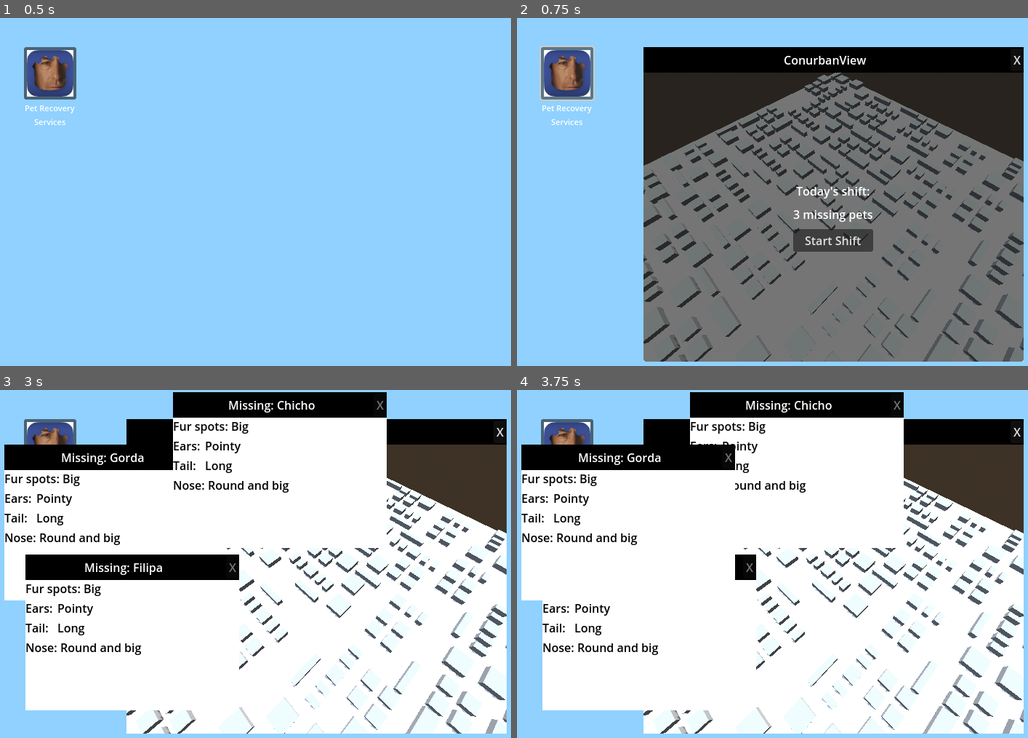
Above: before the commit, frames 1-4 (two rows, left to right).
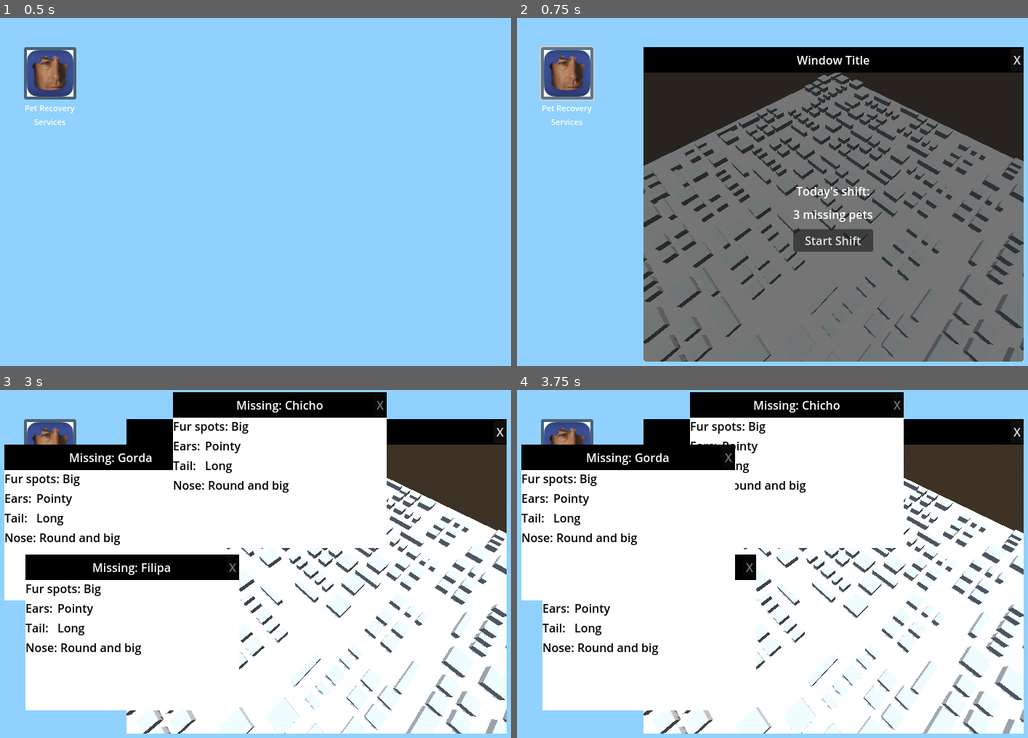
Above: after the commit, the same moments.

Repository: cc-dan/prs
Game: Godot game, scene res://scenes/desktop.tscn
The game is run twice, just before and just after one commit, with the same random seed, the same clock (stepped at 60 frames per second) and the same inputs.
Inputs (mouse positions are in pixels of both pictures, inside the frame that each line leads up to):
- Up to frame 1 (0.5 s): no input
- Up to frame 2 (0.75 s): click (568, 73) at 0.5 s
- Up to frame 3 (3 s): click "X" at 1.25 s; click (51, 445) at 2 s; click "Start Shift" at 2.75 s
- Up to frame 4 (3.75 s): click (568, 445) at 3.5 s

Frame 1 is identical in both runs. In frame 2, 0.3% of the frame differs, in the area x 52-69%, y 10-14%; in frame 3, 0.9%, in the area x 12-64%, y 3-54%; in frame 4, 0.6%.

Commit message:
Título de las ventanas centrado correctamente, escena de ícono de escritorio

Diff:
--- /dev/null
+++ b/scenes/icon.tscn
@@ -0,0 +1,30 @@
+[gd_scene load_steps=2 format=3 uid="uid://d0dyw1l7ttqtj"]
+
+[ext_resource type="Texture2D" uid="uid://3ovlcv87urfh" path="res://scenes/images/saul.png" id="1_h6rt1"]
+
+[node name="Icon" type="Control"]
+layout_mode = 3
+anchors_preset = 15
+anchor_right = 1.0
+anchor_bottom = 1.0
+grow_horizontal = 2
+grow_vertical = 2
+
+[node name="VBoxContainer" type="VBoxContainer" parent="."]
+layout_mode = 0
+offset_right = 72.0
+offset_bottom = 151.0
+
+[node name="Button" type="Button" parent="VBoxContainer"]
+unique_name_in_owner = true
+layout_mode = 2
+icon = ExtResource("1_h6rt1")
+
+[node name="Label" type="Label" parent="VBoxContainer"]
+unique_name_in_owner = true
+custom_minimum_size = Vector2(32, 0)
+layout_mode = 2
+theme_override_font_sizes/font_size = 11
+text = "Pet Recovery Services"
+horizontal_alignment = 1
+autowrap_mode = 2
--- a/scenes/window/window.tscn
+++ b/scenes/window/window.tscn
@@ -26,15 +26,18 @@
 theme_override_constants/margin_top = 2
 theme_override_constants/margin_bottom = 2
 
-[node name="HBoxContainer" type="HBoxContainer" parent="HBoxContainer/TitleBar/MarginContainer"]
-layout_direction = 2
+[node name="CenterContainer" type="CenterContainer" parent="HBoxContainer/TitleBar/MarginContainer"]
 layout_mode = 2
 
-[node name="Title" type="Label" parent="HBoxContainer/TitleBar/MarginContainer/HBoxContainer"]
+[node name="Title" type="Label" parent="HBoxContainer/TitleBar/MarginContainer/CenterContainer"]
 unique_name_in_owner = true
 layout_mode = 2
 size_flags_horizontal = 6
 text = "Window Title"
+
+[node name="HBoxContainer" type="HBoxContainer" parent="HBoxContainer/TitleBar/MarginContainer"]
+layout_direction = 3
+layout_mode = 2
 
 [node name="CloseButton" type="Button" parent="HBoxContainer/TitleBar/MarginContainer/HBoxContainer"]
 unique_name_in_owner = true
--- a/scenes/window/window_missing_dog.tscn
+++ b/scenes/window/window_missing_dog.tscn
@@ -8,10 +8,7 @@
 offset_bottom = 214.0
 script = ExtResource("2_3foo6")
 
-[node name="Title" parent="HBoxContainer/TitleBar/MarginContainer/HBoxContainer" index="0"]
-text = "Missing: "
-
-[node name="CloseButton" parent="HBoxContainer/TitleBar/MarginContainer/HBoxContainer" index="1"]
+[node name="CloseButton" parent="HBoxContainer/TitleBar/MarginContainer/HBoxContainer" index="0"]
 disabled = true
 
 [node name="VBoxContainer" type="VBoxContainer" parent="HBoxContainer/Body" index="0"]
--- a/scripts/missing_dog_window.gd
+++ b/scripts/missing_dog_window.gd
@@ -3,7 +3,7 @@
 var pet_structure = preload("res://scripts/pet_structure.gd")
 
 func init(pet_info: Dictionary):
-	%Title.text += pet_info["id"]
+	%Title.text = "Missing: " + pet_info["id"]
 	%SpotsInfo.text = pet_structure.describe(pet_info["hair_spots"])
 	%EarsInfo.text = pet_structure.describe(pet_info["ears"])
 	%NoseInfo.text = pet_structure.describe(pet_info["nose"])
